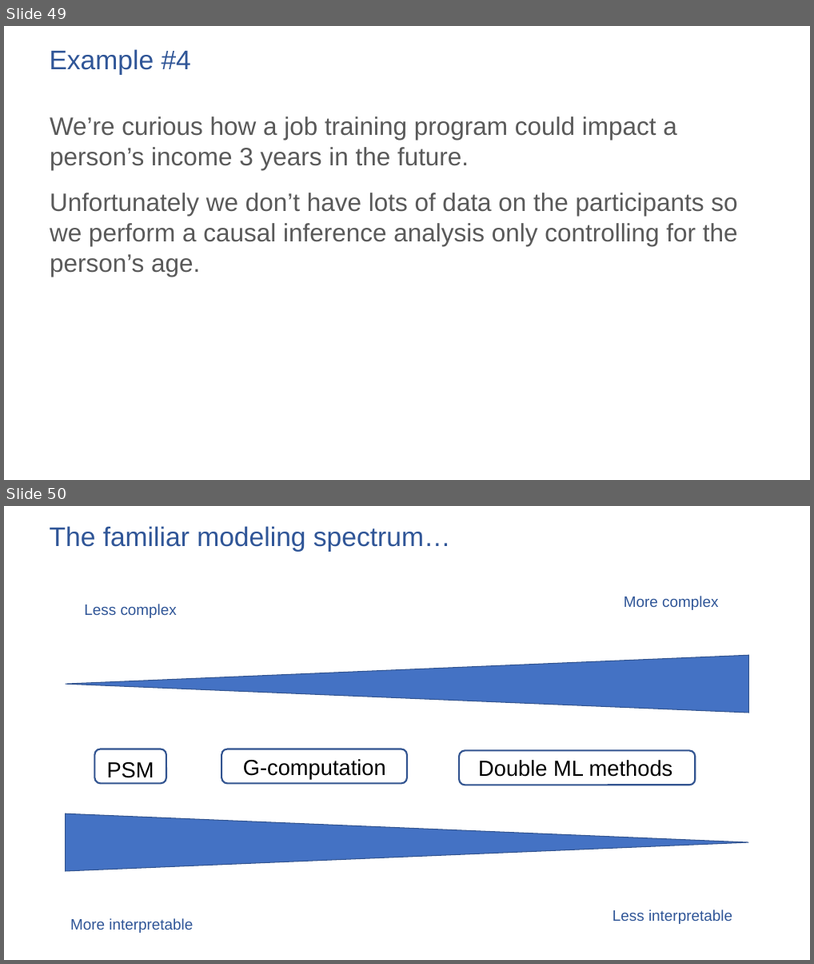
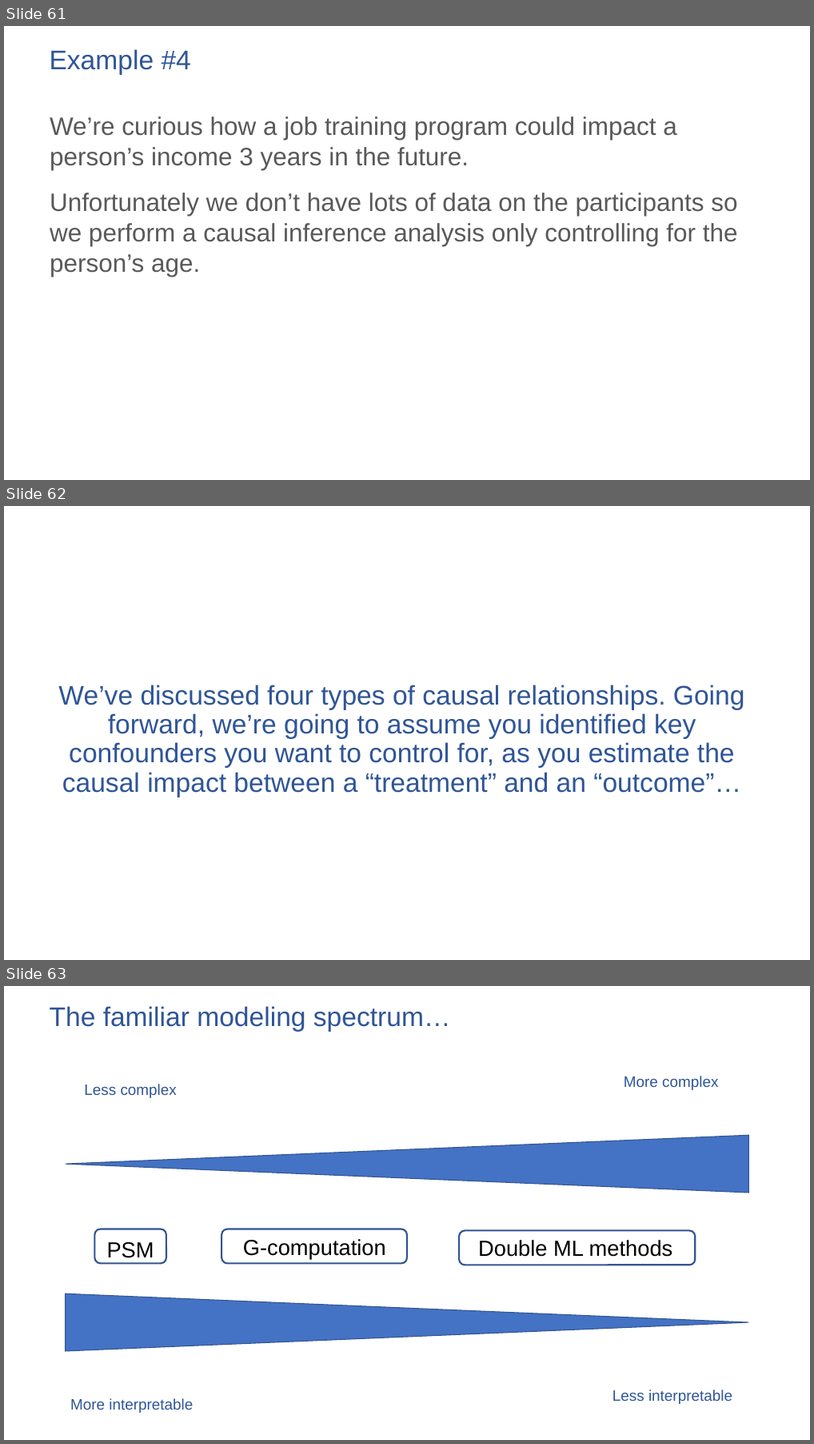
Before and after one commit to ronikobrosly/scipy_2022_causal_inference_tutorial, a slide deck: slides/tutorial_slides.pptx. Shown one above the other, each under a label of ours: slides 49 and 50 before the commit, slides 61, 62 and 63 after it. The pictures are 814x964 and 814x1444 pixels, drawn with LibreOffice and Linux fonts; fonts in the diff are those of the drawing. Boxes give left, top, right and bottom in pixels: in the first picture for what was removed or moved away, otherwise in the second. Text is boxed around its words. In the diff, an @@ line names an element or a change of style, - is before the commit and + after.

```diff
--- a/slides/tutorial_slides.pptx
+++ b/slides/tutorial_slides.pptx
@@ slide 62 added at (4, 506, 810, 960), background #FFFFFF @@
@@ title added at (58, 684, 746, 797), 32 pt, text #2F5597 @@
+We’ve discussed four types of causal relationships. Going forward, we’re going to assume you identified key confounders you want to control for, as you estimate the causal impact between a “treatment” and an “outcome”…
@@ what was slide 49 is now slide 61 @@
@@ what was slide 50 is now slide 63 @@
```
Also in this commit, not shown: 9 slides changed, 15 other slides added, 3 slides removed, 1 other file.
